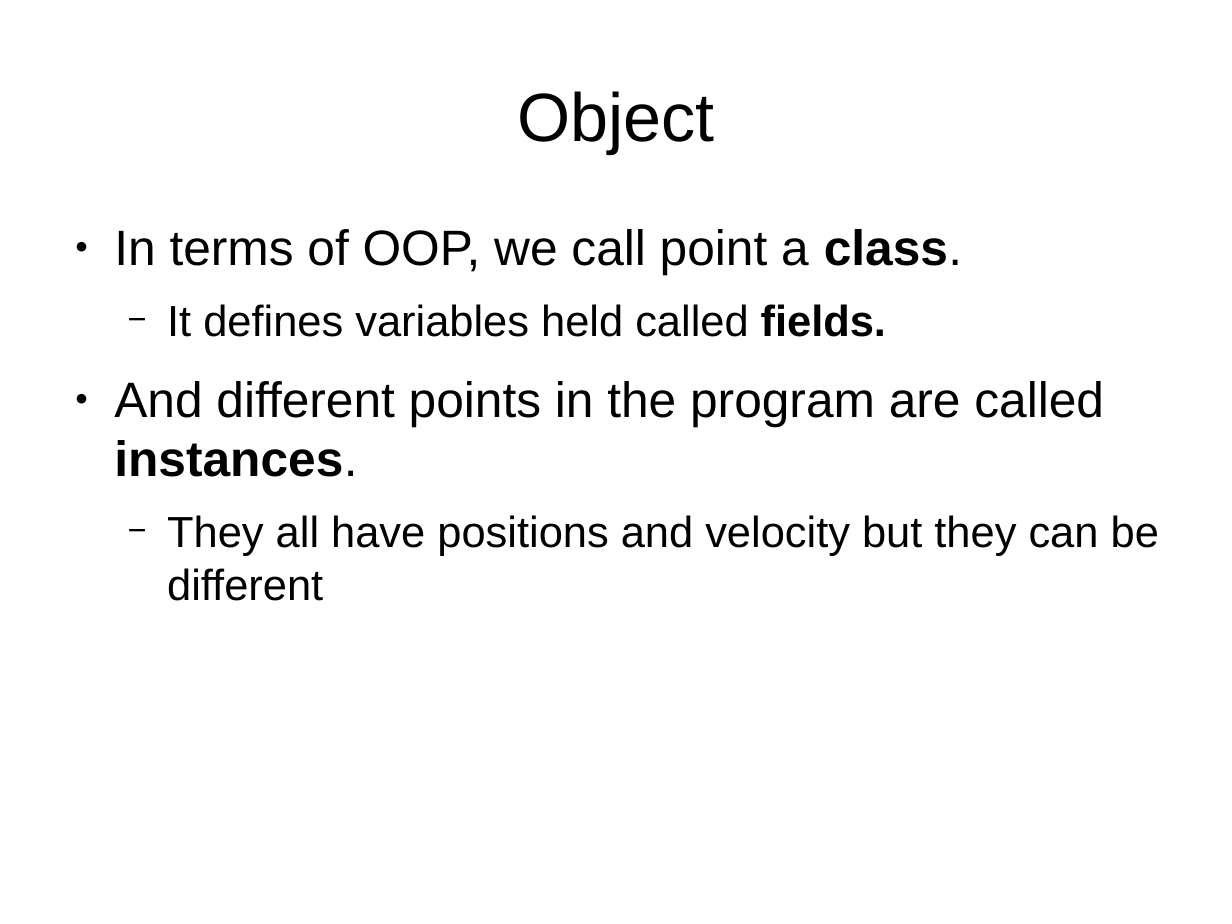
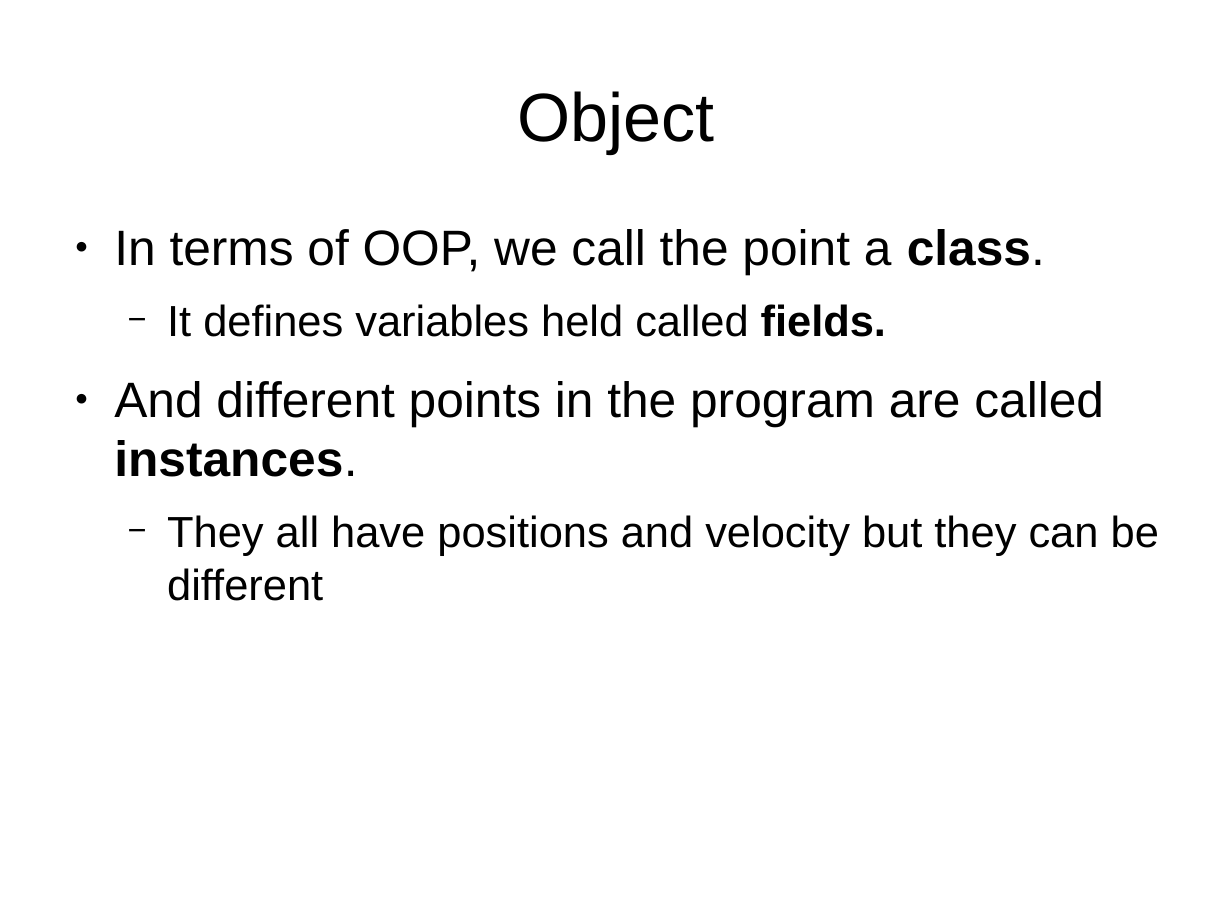
Before and after one commit to f0lie/basic_python_workshop, a slide deck: slide 27 of powerpoint.odp. Drawn at 1232x924 pixels with LibreOffice and Linux fonts; fonts in the diff are those of the drawing. Boxes give left, top, right and bottom in pixels: in the first picture for what was removed or moved away, otherwise in the second. Text is boxed around its words. In the diff, an @@ line names an element or a change of style, - is before the commit and + after.

Commit message:
Added point class

```diff
--- a/powerpoint.odp
+++ b/powerpoint.odp
@@ text at (114,229,1045,275): text changed @@
-● In terms of OOP, we call point a class.
+● In terms of OOP, we call the point a class.
```
Also in this commit, not shown: 3 slides added, 1 other file.
